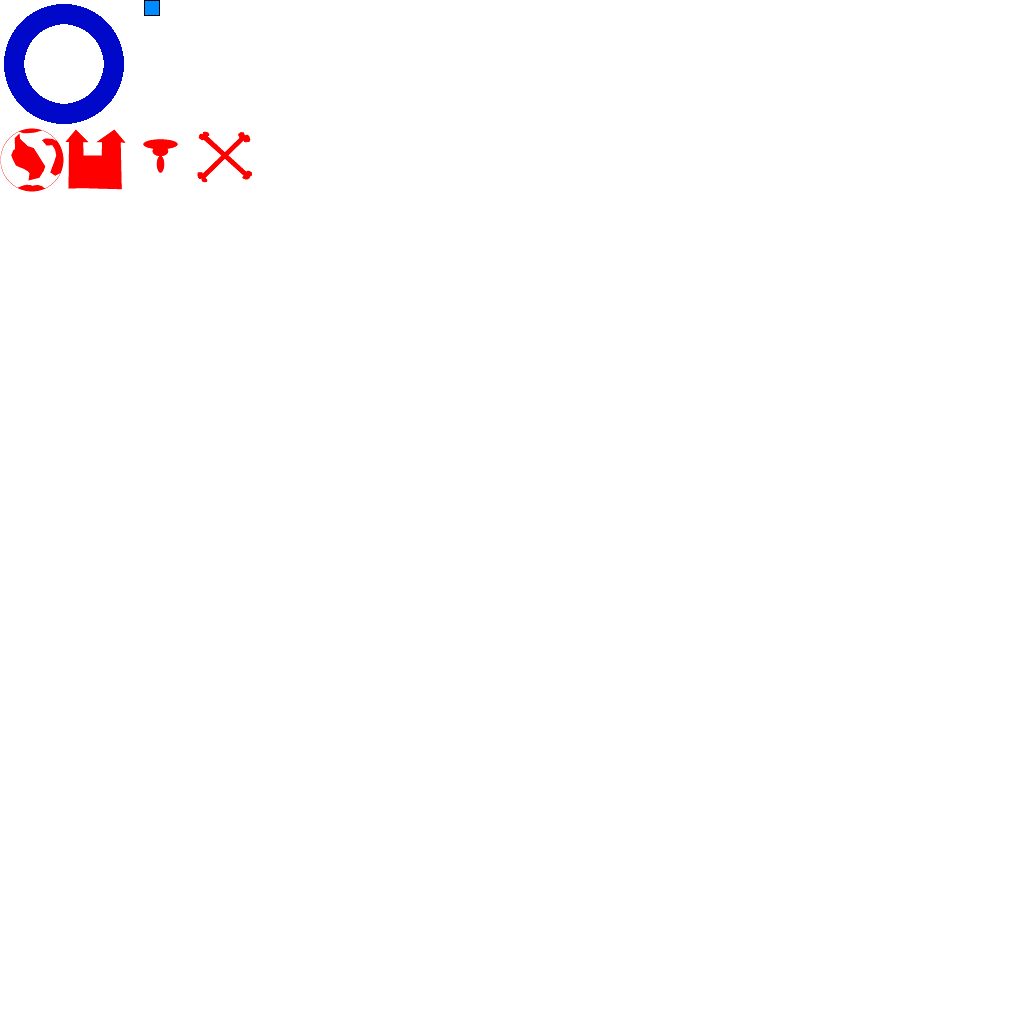
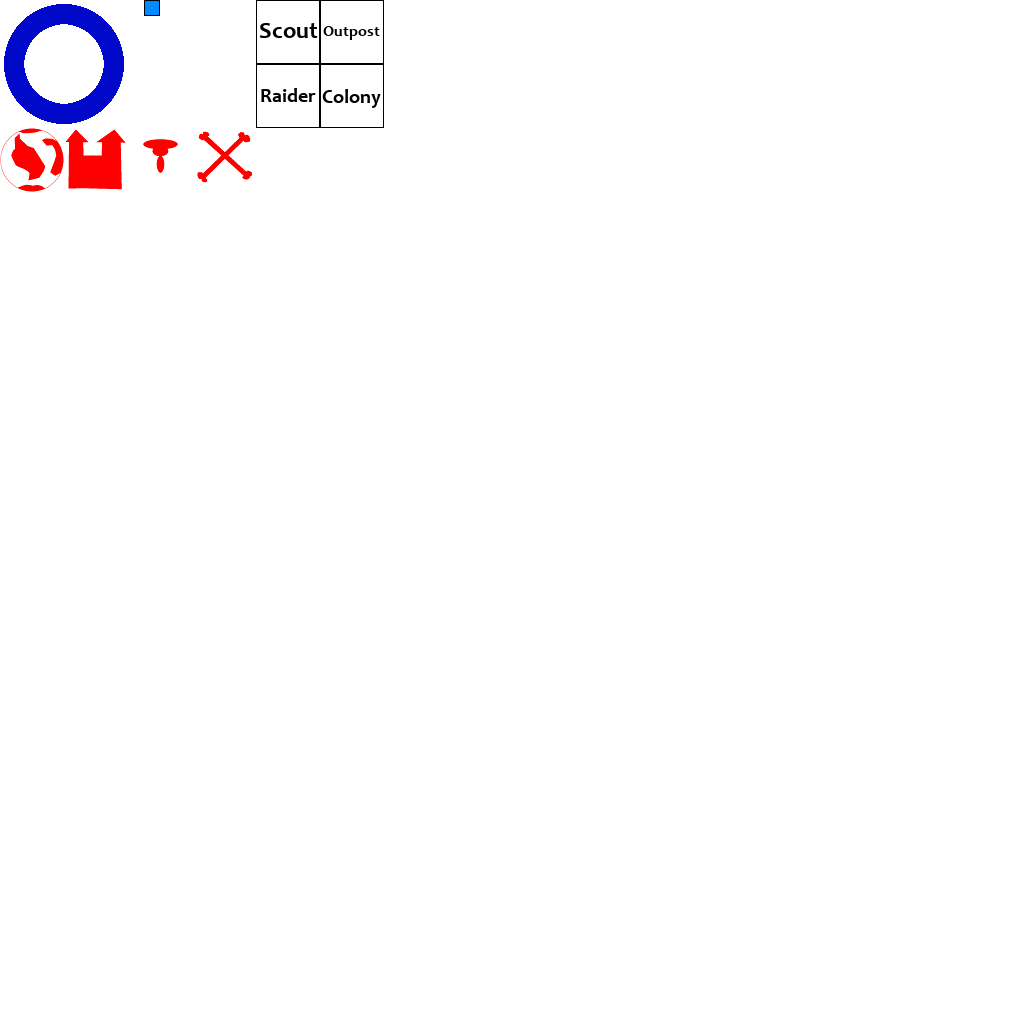
Layer changes from the first (1024, 1024) image to the second:
added group "Units" with 5 layers above "Grid" over [256, 0, 384, 128]
added layer "Colony Label" in group "Units" over [322, 89, 381, 108]
added layer "Outpost Label" in group "Units" over [323, 26, 380, 40]
added layer "Raider Label" in group "Units" over [261, 88, 316, 103]
added layer "Scout Label" in group "Units" over [259, 23, 318, 39]
added layer "Units #1" in group "Units" over [256, 0, 384, 128]
renamed "Layer" to "Blocked", hid it, painted on it over [256, 0, 384, 128]
